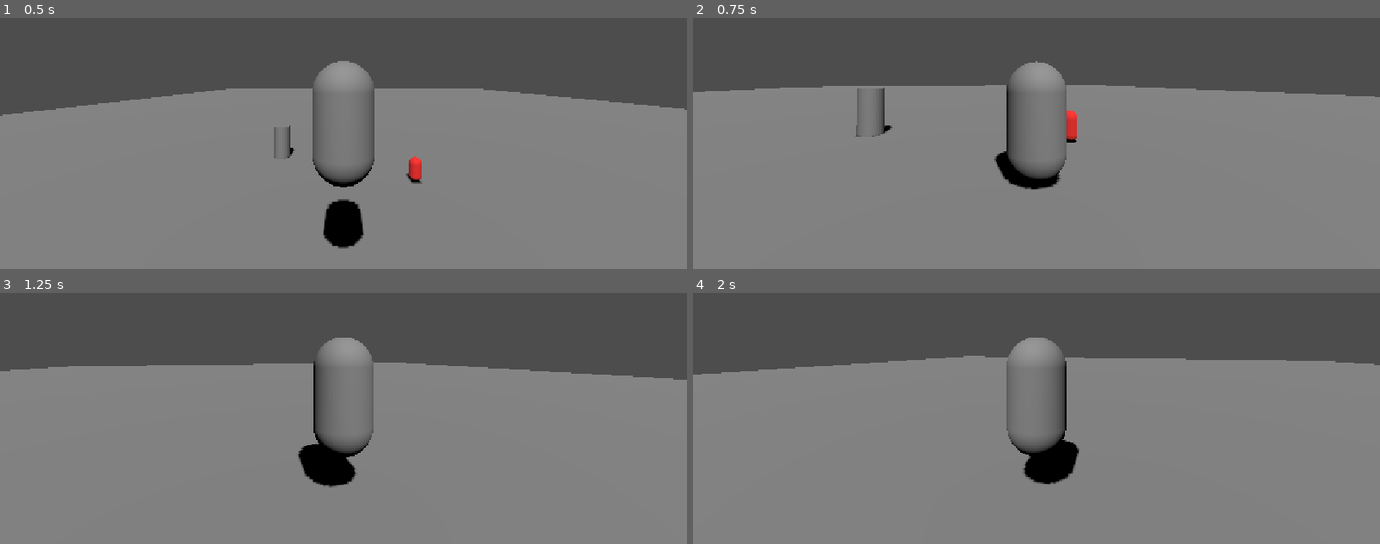
Above: before the commit, frames 1-4 (two rows, left to right).
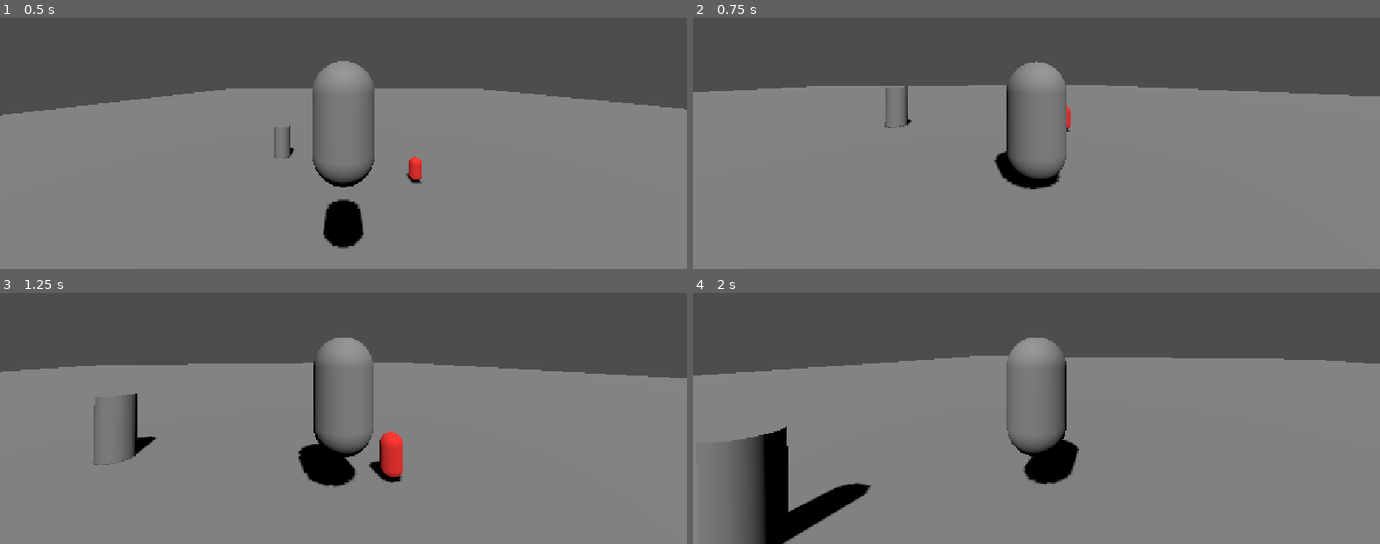
Above: after the commit, the same moments.

Repository: DropletU/CGAP
Game: Godot game, scene res://Scenes/main.tscn
Two runs of this game, one before a commit and one after it. Both use one fixed random seed, a clock stepped at 60 frames per second and the inputs below.
Inputs (mouse positions are in pixels of both pictures, inside the frame that each line leads up to):
- Up to frame 1 (0.5 s): no input
- Up to frame 2 (0.75 s): tap Enter (ui_accept) at 0.5 s; move the mouse to (1070, 73) at 0.52 s; hold W (forward) from 0.53 s (still down); hold Shift (sprint) from 0.53 s (still down); click (1070, 73) at 0.67 s
- Up to frame 3 (1.25 s): keep holding W (forward); keep holding Shift (sprint); tap Space (jump) at 0.77, 0.8, 1.07 s
- Up to frame 4 (2 s): keep holding W (forward); move the mouse to (1002, 353) at 1.27 s; release Shift (sprint) at 1.28 s; tap Space (jump) at 1.35, 1.52, 1.82 s; tap Shift (sprint) at 1.55 s

Frame 1 is identical in both runs. In frame 2, 0.8% of the frame differs, in the area x 1-100%, y 26-69%; in frame 3, 1.7%; in frame 4, 5.3%, in the area x 0-100%, y 25-100%.

Commit message:
Player: Wire InputComponent into the component system

Diff:
--- a/Scenes/player.tscn
+++ b/Scenes/player.tscn
@@ -9,6 +9,7 @@
 [ext_resource type="Script" uid="uid://dwa6551d8sscl" path="res://Scripts/Components/health_component.gd" id="7_3smsa"]
 [ext_resource type="Script" uid="uid://bjok8qjnjb8t" path="res://Scripts/Components/hurtbox_component_3d.gd" id="8_8erm5"]
 [ext_resource type="Script" uid="uid://c703fae1us2et" path="res://Scripts/Components/movement_component.gd" id="9_f1ek2"]
+[ext_resource type="Script" uid="uid://kcl67vpe50c3" path="res://Scripts/Components/input_component.gd" id="10_tx1dd"]
 
 [sub_resource type="CapsuleMesh" id="CapsuleMesh_bhunq"]
 radius = 0.7
@@ -81,3 +82,7 @@
 [node name="MovementComponent" type="Node" parent="." unique_id=4609399]
 script = ExtResource("9_f1ek2")
 metadata/_custom_type_script = "uid://c703fae1us2et"
+
+[node name="InputComponent" type="Node" parent="." unique_id=1577486059]
+script = ExtResource("10_tx1dd")
+metadata/_custom_type_script = "uid://kcl67vpe50c3"
--- a/Scripts/Classes/States/PlayerStates/player_state.gd
+++ b/Scripts/Classes/States/PlayerStates/player_state.gd
@@ -4,6 +4,7 @@
 signal transitioned(state_name: StringName)
 
 var player: Player
+var input: InputComponent
 var movement_component: MovementComponent
 var camera: Node3D
 
--- a/Scripts/Classes/States/PlayerStates/player_state_machine.gd
+++ b/Scripts/Classes/States/PlayerStates/player_state_machine.gd
@@ -3,10 +3,11 @@
 @export var initial_state: PlayerState
 var current_state: PlayerState
 
-func init(player: Player, movement_component: MovementComponent, camera: Node3D) -> void:
+func init(player: Player, input: InputComponent, movement_component: MovementComponent, camera: Node3D) -> void:
 	for child in get_children():
 		if child is PlayerState:
 			child.player = player
+			child.input = input
 			child.movement_component = movement_component
 			child.camera = camera
 			child.transitioned.connect(transition_to)
--- a/Scripts/Components/input_component.gd
+++ b/Scripts/Components/input_component.gd
@@ -3,7 +3,7 @@
 enum States { GAMEPLAY, UI, DISABLED }
 @export var state: States = States.GAMEPLAY
 var inputs_allowed: Dictionary = {
-	States.GAMEPLAY: [],
+	States.GAMEPLAY: ["forward", "back", "left", "right", "jump"],
 	States.UI: [],
 	States.DISABLED: []
 }
@@ -26,6 +26,18 @@
 	return false
 
 
+func get_vector(negative_x: StringName, positive_x: StringName, negative_y: StringName, positive_y: StringName) -> Vector2:
+	if not is_action_allowed(negative_x):
+		return Vector2.ZERO
+	if not is_action_allowed(positive_x):
+		return Vector2.ZERO
+	if not is_action_allowed(negative_y):
+		return Vector2.ZERO
+	if not is_action_allowed(positive_y):
+		return Vector2.ZERO
+	return Input.get_vector(negative_x, positive_x, negative_y, positive_y)
+
+
 func is_action_allowed(action: StringName) -> bool:
 	for input: String in inputs_allowed[state]:
 		if action.to_lower() == input.to_lower():
--- a/Scripts/Components/movement_component.gd
+++ b/Scripts/Components/movement_component.gd
@@ -1,7 +1,6 @@
 class_name MovementComponent extends Node
 
-func apply_horizontal_movement(entity: Entity3D, delta: float, speed_multi: float, rotation_radians: float = 0.0):
-	var input_dir := Input.get_vector("left", "right", "forward", "back")
+func apply_horizontal_movement(entity: Entity3D, input_dir: Vector2, delta: float, speed_multi: float, rotation_radians: float = 0.0):
 	var direction := (entity.transform.basis * Vector3(input_dir.x, 0, input_dir.y)).normalized()
 	direction = direction.rotated(Vector3.UP, rotation_radians)
 	if direction:
--- a/Scripts/States/PlayerStates/airborne_state.gd
+++ b/Scripts/States/PlayerStates/airborne_state.gd
@@ -10,9 +10,10 @@
 
 func physics_update(delta) -> void:
 	var speed_multi: = 1.0
-	if Input.is_action_pressed("sprint"):
+	var input_dir: Vector2 = Input.get_vector("left", "right", "forward", "back")
+	if input.is_action_active("sprint"):
 		speed_multi*=2
-	movement_component.apply_horizontal_movement(player, delta, speed_multi, camera.global_rotation.y)
+	movement_component.apply_horizontal_movement(player, input_dir, delta, speed_multi, camera.global_rotation.y)
 
 	movement_component.apply_gravity(player, delta)
 
--- a/Scripts/States/PlayerStates/grounded_state.gd
+++ b/Scripts/States/PlayerStates/grounded_state.gd
@@ -10,11 +10,13 @@
 
 func physics_update(delta) -> void:
 	var speed_multi: = 1.0
-	if Input.is_action_pressed("sprint"):
+	var input_dir: Vector2 = input.get_vector("left", "right", "forward", "back")
+	if input.is_action_active("sprint"):
 		speed_multi*=2
-	movement_component.apply_horizontal_movement(player, delta, speed_multi, camera.global_rotation.y)
+	movement_component.apply_horizontal_movement(player, input_dir, delta, speed_multi, camera.global_rotation.y)
 
-	if Input.is_action_just_pressed("jump"):
+
+	if input.is_action_just_pressed("jump"):
 		movement_component.apply_jump(player)
 
 	if not player.is_on_floor():
--- a/Scripts/player.gd
+++ b/Scripts/player.gd
@@ -2,11 +2,11 @@
 
 @onready var state_machine: PlayerStateMachine = $PlayerStateMachine
 @onready var camera = $CameraComponent/Camera3D
-
+@onready var input = $InputComponent
 
 func _ready() -> void:
 	super._ready()
-	state_machine.init(self, movement_component, camera)
+	state_machine.init(self, input, movement_component, camera)
 
 
 	# floor_snap_length was set to 0.21
